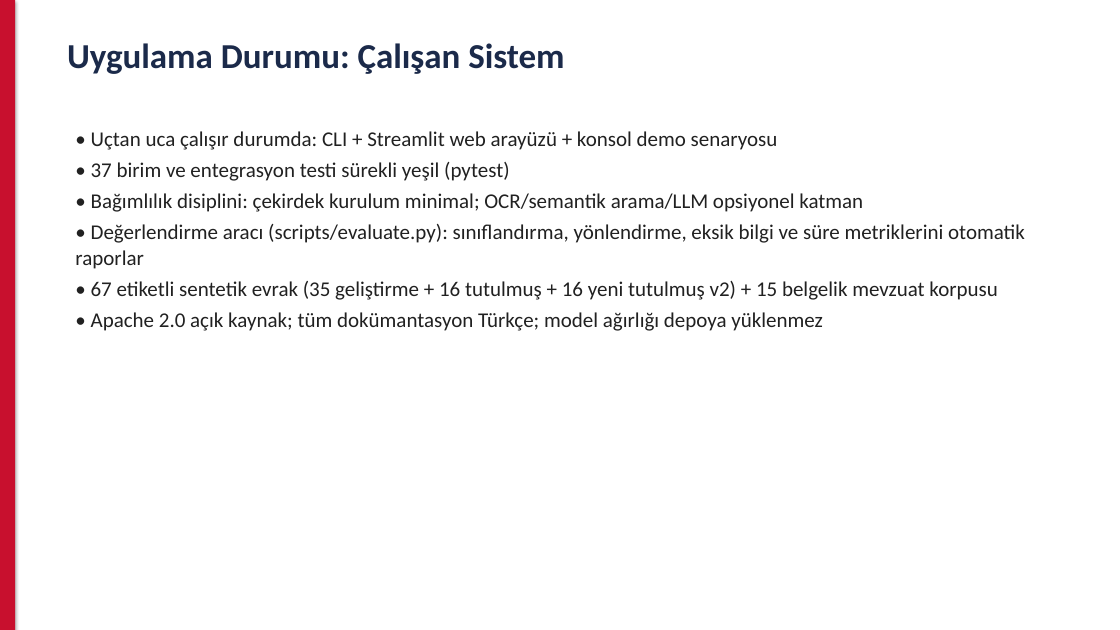
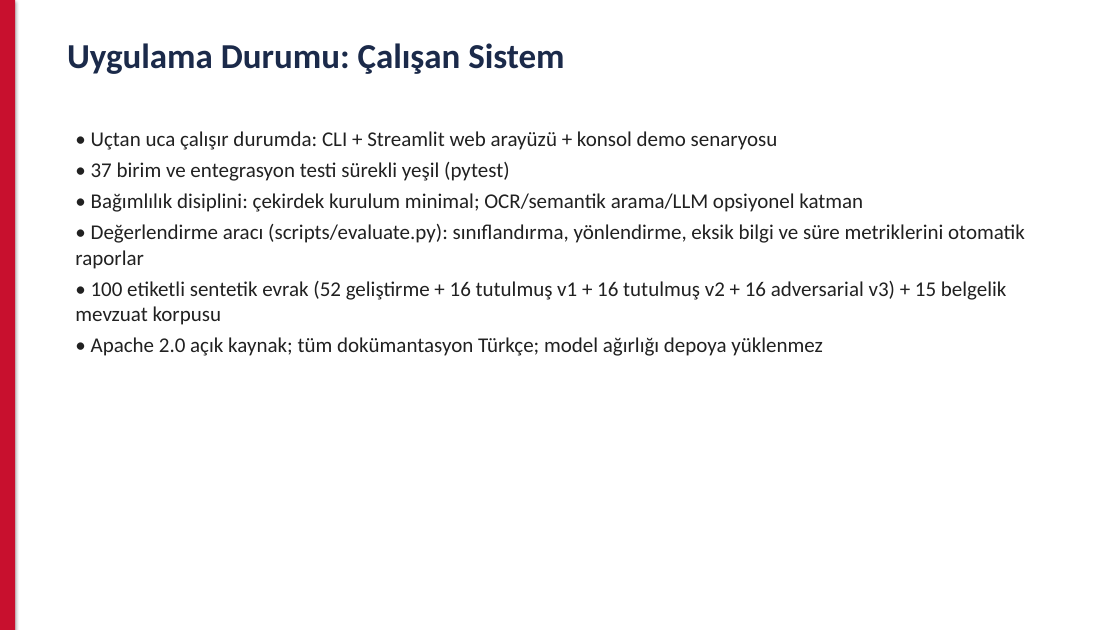
Before and after one commit to msgxr/teknofest-2026-kamu-evrak-akilli-ajan, a slide deck: slide 8 of presentations/on_degerlendirme_sunumu.pptx. Drawn at 1120x630 pixels with LibreOffice and Linux fonts; fonts in the diff are those of the drawing. Boxes give left, top, right and bottom in pixels: in the first picture for what was removed or moved away, otherwise in the second. Text is boxed around its words. In the diff, an @@ line names an element or a change of style, - is before the commit and + after.

```diff
--- a/presentations/on_degerlendirme_sunumu.pptx
+++ b/presentations/on_degerlendirme_sunumu.pptx
@@ text at (75,281,1007,325): text changed @@
-• 67 etiketli sentetik evrak (35 geliştirme + 16 tutulmuş + 16 yeni tutulmuş v2) + 15 belgelik mevzuat korpusu
+• 100 etiketli sentetik evrak (52 geliştirme + 16 tutulmuş v1 + 16 tutulmuş v2 + 16 adversarial v3) + 15 belgelik mevzuat korpusu
```
Also in this commit, not shown: 2 other slides changed, 1 other file.
